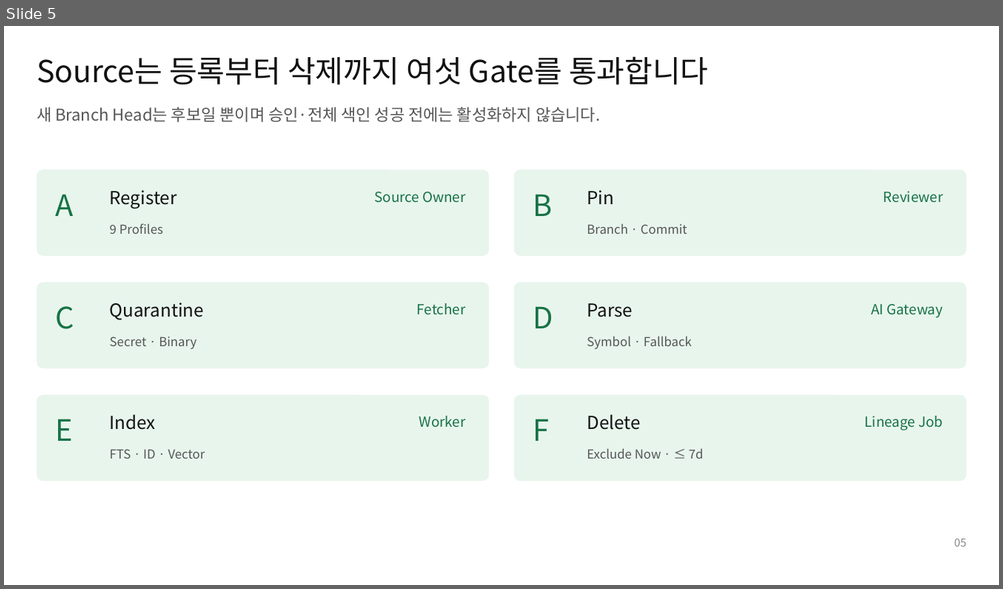
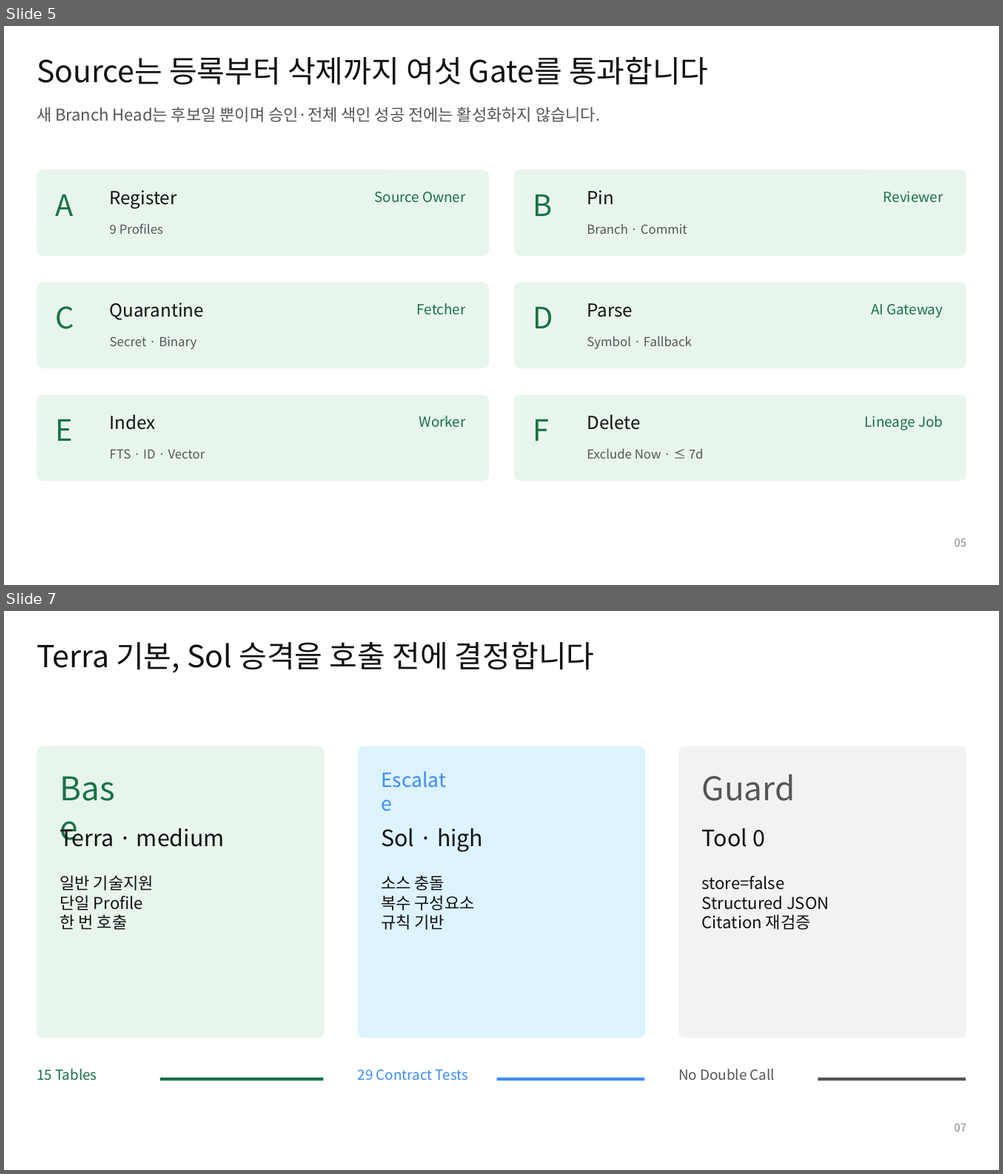
Before and after one commit to ablecloud-team/ablestack-techflow, a slide deck: output/presentation/techflow-rag-poc-design.pptx. Shown one above the other, each under a label of ours: slide 5 before the commit, slides 5 and 7 after it; the slides between them are not shown. The pictures are 1003x589 and 1003x1174 pixels, drawn with LibreOffice and Linux fonts; fonts in the diff are those of the drawing. Boxes give left, top, right and bottom in pixels: in the first picture for what was removed or moved away, otherwise in the second. Text is boxed around its words. In the diff, an @@ line names an element or a change of style, - is before the commit and + after.

```diff
--- a/output/presentation/techflow-rag-poc-design.pptx
+++ b/output/presentation/techflow-rag-poc-design.pptx
@@ slide 7 added at <box>4,611,999,1170</box>, background #FFFFFF @@
@@ text added at <box>37,641,595,673</box>, 29.2 pt, text #111111 @@
+Terra 기본, Sol 승격을 호출 전에 결정합니다
@@ rounded rectangle added at <box>37,746,324,1039</box>, fill #E8F5ED @@
@@ rounded rectangle added at <box>358,746,645,1039</box>, fill #DDF3FF @@
@@ rounded rectangle added at <box>678,746,966,1039</box>, fill #F2F2F2 @@
@@ text added at <box>60,768,130,812</box>, 31.5 pt, text #177245 @@
+Base
@@ text added at <box>381,768,451,812</box>, 18.9 pt, text #3D8DFF @@
+Escalate
@@ text added at <box>702,775,795,801</box>, 31.5 pt, text #555555 @@
+Guard
@@ text added at <box>60,823,225,847</box>, 21.8 pt, text #111111 @@
+Terra · medium
@@ text added at <box>381,828,483,852</box>, 21.8 pt, text #111111 @@
+Sol · high
@@ text added at <box>702,828,765,847</box>, 21.8 pt, text #111111 @@
+Tool 0
@@ text added at <box>60,875,153,930</box>, 15.8 pt, text #111111 @@
+일반 기술지원
+단일 Profile
+한 번 호출
@@ text added at <box>381,875,475,930</box>, 15.8 pt, text #111111 @@
+소스 충돌
+복수 구성요소
+규칙 기반
@@ text added at <box>702,876,828,930</box>, 15.8 pt, text #111111 @@
+store=false
+Structured JSON
+Citation 재검증
@@ text added at <box>37,1069,97,1081</box>, 13.5 pt, text #177245 @@
+15 Tables
@@ text added at <box>358,1070,468,1081</box>, 13.5 pt, text #3D8DFF @@
+29 Contract Tests
@@ text added at <box>678,1069,774,1080</box>, 13.5 pt, text #555555 @@
+No Double Call
@@ rectangle added at <box>160,1078,324,1081</box>, fill #177245 @@
@@ rectangle added at <box>496,1078,644,1081</box>, fill #3D8DFF @@
@@ rectangle added at <box>818,1078,966,1081</box>, fill #555555 @@
@@ text added at <box>954,1124,966,1132</box>, 10.5 pt, text #858585 @@
+07
```
Also in this commit, not shown: 7 slides changed, 1 slide removed, 15 other files.
